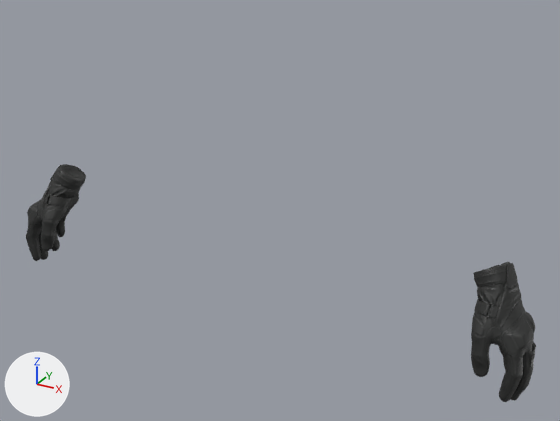
What one commit did to the glTF model assets/models/native_view/moto_smoke_out.glb.
The view is the same before and after, from a 50 mm lens placed at (0.781, -1.263, 1.826), pointed at (0.055, 0.058, 1.166). The axes (+X, +Y, +Z) are drawn at lower left. The lights are the same throughout. The older version comes first. Vertices at exactly the same position are counted once.

In view in the first picture: 'agents/models/shared/arms/glove_motorcycle/glove_motorcycle.vmdl.viewmodel'.
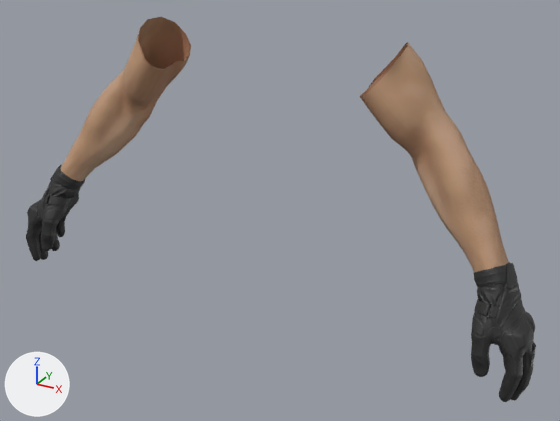
What the commit changed:
Picture 'Image_2' (img_image_2) is new.
Picture 'Image_3' (img_image_3) is new.
Picture 'Image_4' (img_image_4) is new.
Material 'bare_arm_133' (mat_bare_arm_133) is new.
Uses the picture img_image_2.
Uses the picture img_image_3.
Uses the picture img_image_4.
me_agents_models_shared_arms_glove_motorcycle_glove_motorcycle_vmdl_viewmodel is used by ob_agents_models_shared_arms_glove_motorcycle_glove_motorcycle_vmdl_viewmodel.
me_agents_models_shared_arms_glove_motorcycle_glove_motorcycle_vmdl_viewmodel had 6212 vertices, 12386 faces and spanned x -0.616..0.616, y -0.061..0.084, z 0.919..1.171.
me_agents_models_shared_arms_glove_motorcycle_glove_motorcycle_vmdl_viewmodel now has 6856 vertices, 13602 faces and spans x -0.616..0.616, y -0.061..0.176, z 0.919..1.53.
me_agents_models_shared_arms_glove_motorcycle_glove_motorcycle_vmdl_viewmodel part 1: a new loose piece of 322 vertices spanning x 0.219..0.555, y -0.003..0.176, z 1.109..1.53, in mat_bare_arm_133.
me_agents_models_shared_arms_glove_motorcycle_glove_motorcycle_vmdl_viewmodel part 2: a new loose piece of 322 vertices spanning x -0.556..-0.219, y -0.004..0.176, z 1.108..1.53, in mat_bare_arm_133.
me_agents_models_shared_arms_glove_motorcycle_glove_motorcycle_vmdl_viewmodel gains material mat_bare_arm_133.

Pixel boxes [x1, y1, x2, y2] of what changed, in the pictures (560 x 421 px):
'agents/models/shared/arms/glove_motorcycle/glove_motorcycle.vmdl.viewmodel', reshaped (62% taller)
    before: [26, 164, 536, 402]
    after: [26, 17, 536, 402]
part 1 of me_agents_models_shared_arms_glove_motorcycle_glove_motorcycle_vmdl_viewmodel, added (beige)
    after: [360, 42, 509, 272]
part 2 of me_agents_models_shared_arms_glove_motorcycle_glove_motorcycle_vmdl_viewmodel, added (brown)
    after: [60, 17, 191, 181]
